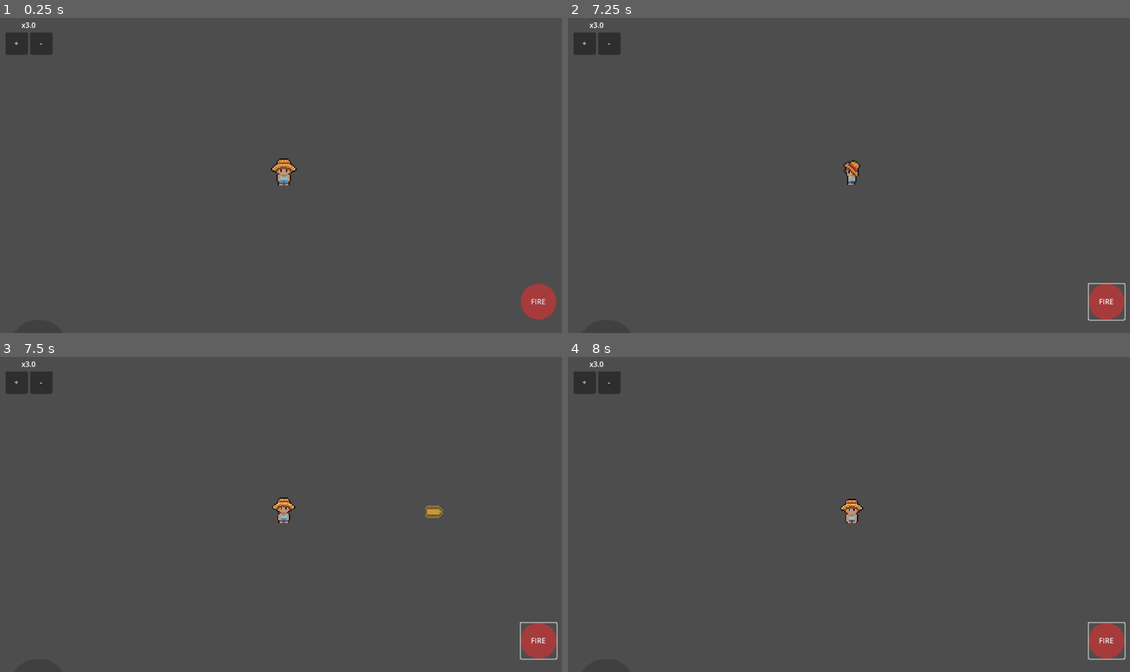
Above: before the commit, frames 1-4 (two rows, left to right).
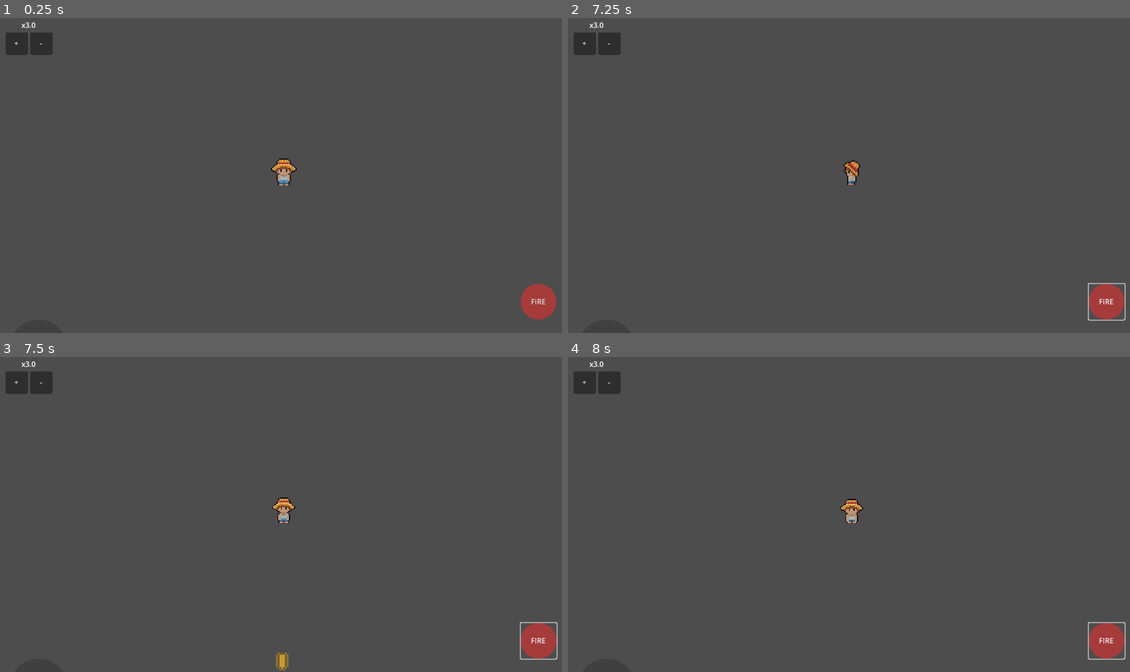
Above: after the commit, the same moments.

Repository: juuc/godot-games
Game: Godot game, scene res://scenes/level.tscn
Same seed, same stepped clock (60 frames per second), same inputs: the game is played once before the commit and once after it.
Inputs (mouse positions are in pixels of both pictures, inside the frame that each line leads up to):
- Up to frame 1 (0.25 s): no input
- Up to frame 2 (7.25 s): click "+" at 0.5 s; click "-" at 1.25 s; click "FIRE" at 2 s; tap Enter at 2.75 s; move the mouse to (978, 156) at 2.77 s; press the mouse at (978, 156) at 2.78 s; hold D (right) 2.78-3.5 s; release the mouse at (978, 156) at 3.5 s; drag from (736, 188) to (820, 235) at 3.52 s; tap Space at 4.25 s; move the mouse to (910, 99) at 4.27 s; hold D (right) 4.28-5 s; tap Mouse wheel down (zoom_out) at 4.35 s; click (910, 99) at 4.42 s; drag from (820, 235) to (680, 125) at 5.02 s; move the mouse to (1023, 219) at 5.77 s; press the mouse at (1023, 219) at 5.78 s; hold A (left) 5.78-6.5 s; release the mouse at (1023, 219) at 6.5 s; drag from (680, 125) to (764, 90) at 6.52 s
- Up to frame 3 (7.5 s): move the mouse to (309, 511) at 7.27 s; hold S (down) from 7.28 s (still down); tap Mouse wheel down (zoom_out) at 7.35 s; click (309, 511) at 7.42 s
- Up to frame 4 (8 s): keep holding S (down)

Frames 1-2 are identical in both runs. In frame 3, 0.2% of the frame differs, in the area x 49-79%, y 47-100%; in frame 4, nothing differs.

Commit message:
feat: direction-based shooting + add CLAUDE.md
- Change gun aiming from mouse to facing direction
- Add smooth direction interpolation (direction_smoothing)
- Fire bullets in the direction player is moving
- Create CLAUDE.md with project context for Claude Code

🤖 Generated with [Claude Code](https://claude.com/claude-code)

Co-Authored-By: Claude Opus 4.5 <noreply@anthropic.com>

Diff:
--- a/test-game/scenes/player.gd
+++ b/test-game/scenes/player.gd
@@ -34,6 +34,12 @@
 # We store the last direction the player moved to keep them facing that way
 # when they stop moving. Default is DOWN.
 var last_direction := Vector2.DOWN
+
+# 부드러운 방향 전환을 위한 현재 조준 방향
+var aim_direction := Vector2.DOWN
+
+# 방향 전환 부드러움 (낮을수록 빠름, 0.05~0.3 권장)
+@export var direction_smoothing: float = 0.15
 
 # --- Mobile Controls ---
 # 모바일 컨트롤 UI 참조
@@ -56,12 +62,14 @@
 # _process() is called every single visual frame.
 # Use this for things that need to look smooth, like updating animations or UI.
 # 'delta' is the time in seconds since the last frame.
-func _process(_delta: float) -> void:
-	# 1. Aim the Gun
-	# $GunPivot gets the node named "GunPivot".
-	# look_at() rotates the node so its positive X-axis points towards the target.
-	# get_global_mouse_position() gives us the mouse cursor's coordinates in the game world.
-	$GunPivot.look_at(get_global_mouse_position())
+func _process(delta: float) -> void:
+	# 1. Aim the Gun (바라보는 방향으로)
+	# 부드럽게 aim_direction을 last_direction으로 보간
+	aim_direction = aim_direction.lerp(last_direction, 1.0 - pow(direction_smoothing, delta * 60))
+
+	# 방향 벡터를 각도로 변환하여 GunPivot 회전
+	if aim_direction != Vector2.ZERO:
+		$GunPivot.rotation = aim_direction.angle()
 
 	# 2. Update the character's sprite animation
 	update_animation()
Not shown, added: test-game/CLAUDE.md
